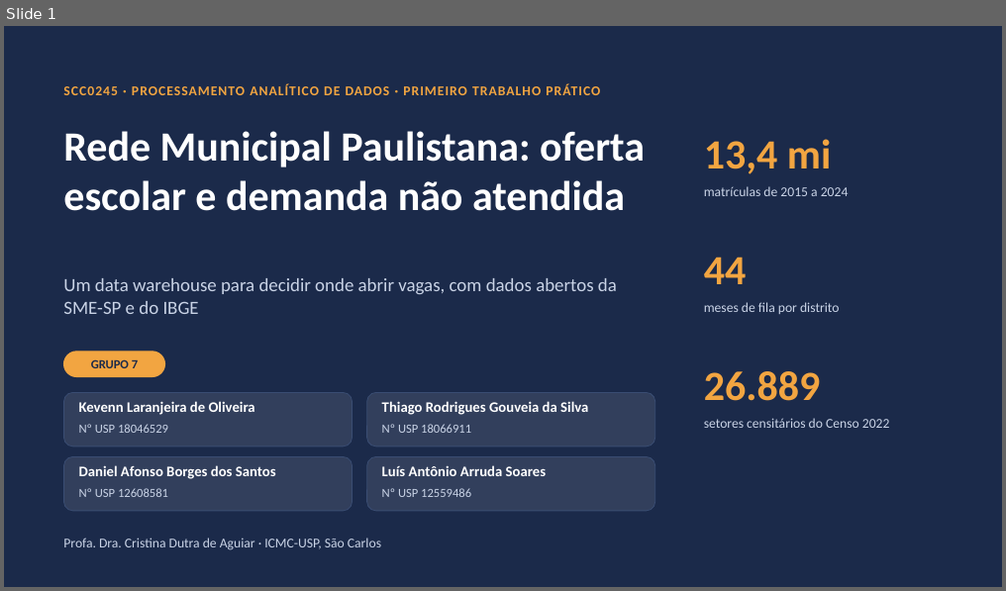
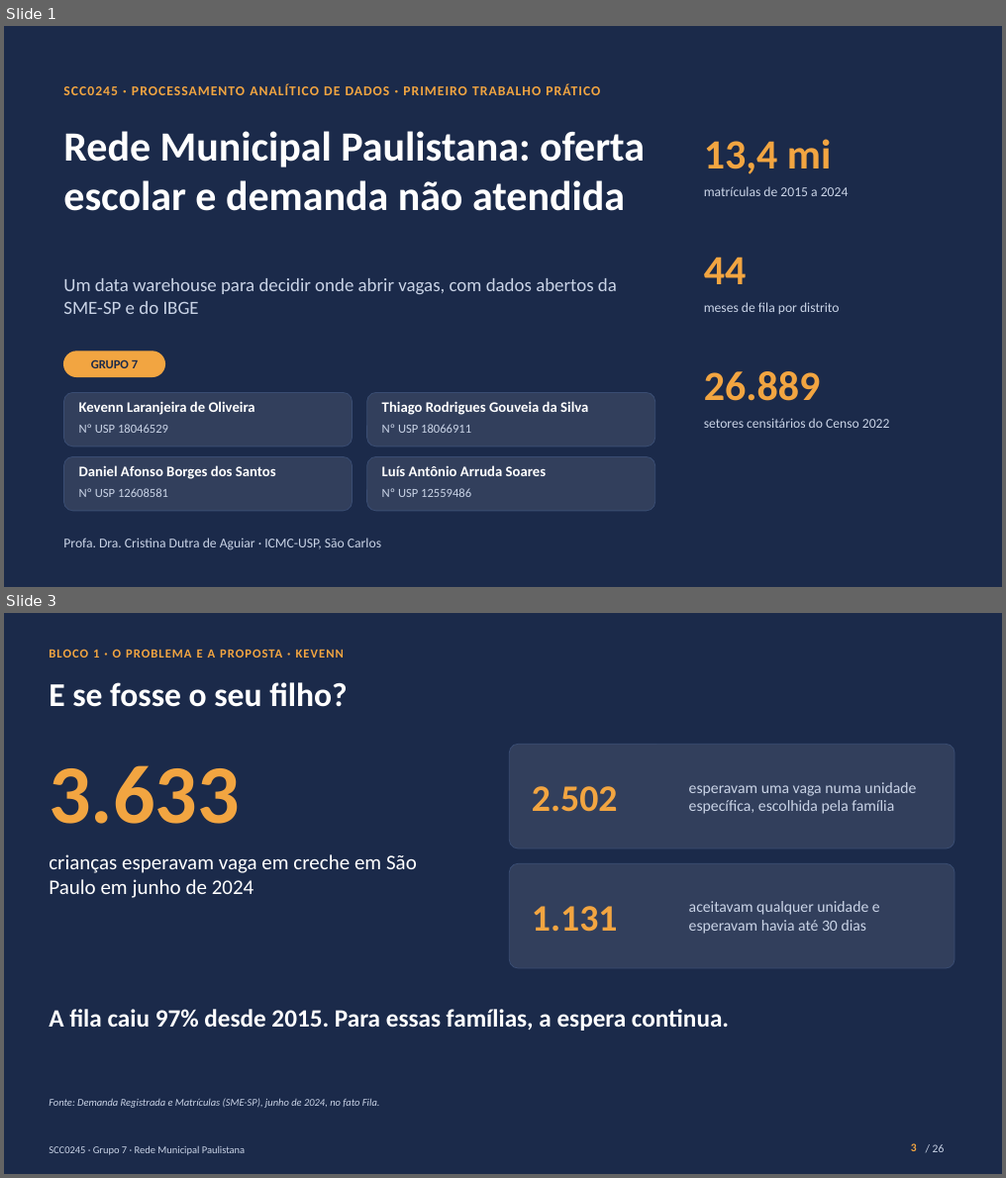
Before and after one commit to kevennlaranjeira/OLAP2026, a slide deck: docs/apresentacao/apresentacao-projeto1.pptx. Shown one above the other, each under a label of ours: slide 1 before the commit, slides 1 and 3 after it; the slides between them are not shown. The pictures are 1006x591 and 1006x1178 pixels, drawn with LibreOffice and Linux fonts; fonts in the diff are those of the drawing. Boxes give left, top, right and bottom in pixels: in the first picture for what was removed or moved away, otherwise in the second. Text is boxed around its words. In the diff, an @@ line names an element or a change of style, - is before the commit and + after.

Commit message:
docs(apresentacao): abertura mais longa, com a Ana de 1 ano, a mãe e o impacto (#15)
A Ana passa a ser a criança: tem 1 ano, mora no Tremembé e está na fila de creche. A mãe precisa voltar a trabalhar e espera a creche do bairro, e cada mês na fila é um mês a menos de creche. Um slide novo, escuro, pergunta à plateia "E se fosse o seu filho?": em junho de 2024 ainda havia 3.633 crianças na fila de creche, 2.502 delas esperando uma unidade específica e 1.131 aceitando qualquer unidade, nenhuma havia mais de 30 dias.

Outro slide novo, "Do dado à vaga", troca as perguntas do gestor por um ciclo (medir, localizar, decidir, acompanhar) ligado às consultas: como quase sete em cada dez crianças da fila esperam uma unidade específica, falta vaga no lugar certo.

O bloco 1 fica com 6,5 minutos, por decisão do Kevenn, e os outros com 5; docs/08 registra a escolha e o que fazer se a professora segurar os 20 minutos. O teste de tempo passa a conferir o combinado. pptx, HTML, PDF e docs vão para 26 slides.

```diff
--- a/docs/apresentacao/apresentacao-projeto1.pptx
+++ b/docs/apresentacao/apresentacao-projeto1.pptx
@@ slide 3 added at box(4, 613, 1002, 1174), background #1B2A4A @@
@@ text added at box(49, 649, 344, 658), 12 pt, text #F2A541, bold @@
+BLOCO 1 · O PROBLEMA E A PROPOSTA · KEVENN
@@ text added at box(49, 682, 347, 707), 32 pt, text #FFFFFF, bold @@
+E se fosse o seu filho?
@@ rounded rectangle added at box(509, 744, 954, 849), fill #FFFFFF at 10% opacity, outline #3A4D73 0.75 pt @@
@@ text added at box(49, 765, 239, 824), 80 pt, text #F2A541, bold @@
+3.633
@@ text added at box(532, 786, 618, 812), 36 pt, text #F2A541, bold @@
+2.502
@@ text added at box(689, 782, 916, 814), 15 pt, text #C9D3E6 @@
+esperavam uma vaga numa unidade específica, escolhida pela família
@@ text added at box(49, 855, 417, 898), 20 pt, text #FFFFFF @@
+crianças esperavam vaga em creche em São Paulo em junho de 2024
@@ rounded rectangle added at box(509, 863, 954, 968), fill #FFFFFF at 10% opacity, outline #3A4D73 0.75 pt @@
@@ text added at box(532, 906, 618, 932), 36 pt, text #F2A541, bold @@
+1.131
@@ text added at box(689, 901, 880, 934), 15 pt, text #C9D3E6 @@
+aceitavam qualquer unidade e esperavam havia até 30 dias
@@ text added at box(49, 1009, 729, 1031), 24 pt, text #FFFFFF, bold @@
+A fila caiu 97% desde 2015. Para essas famílias, a espera continua.
@@ text added at box(49, 1098, 380, 1108), 10 pt, text #C9D3E6, italic @@
+Fonte: Demanda Registrada e Matrículas (SME-SP), junho de 2024, no fato Fila.
@@ text added at box(49, 1146, 245, 1156), 10 pt, text #C9D3E6 @@
+SCC0245 · Grupo 7 · Rede Municipal Paulistana
@@ page number added at box(911, 1144, 917, 1152), 11 pt, text #F2A541, bold @@
+3
@@ text added at box(933, 1145, 944, 1153), 11 pt, text #C9D3E6 @@
+/ 26
```
Also in this commit, not shown: 23 slides changed, 1 other slide added, 1 slide removed, 8 other files.
